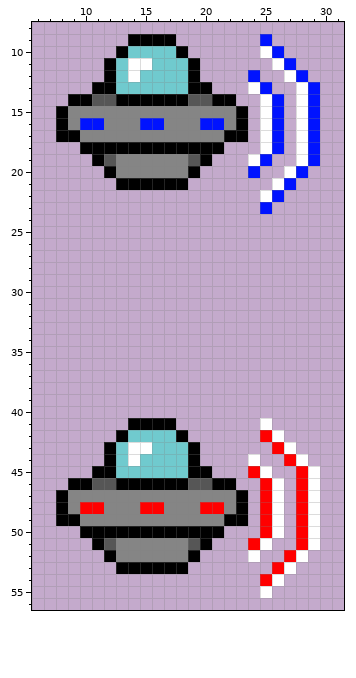
A pixel-art sprite gets an edit: Assets/Sprites/Aliens/Blue Alien Right.png. That is the earlier state.
The file is 32x64 pixels. Shown: x 6..31, y 8..56.
After the commit:
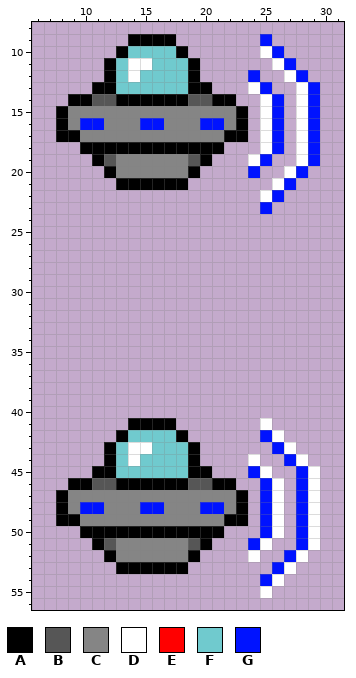
Palette (. is transparent): A #000000  B #565656  C #858585  D #ffffff  E #ff0000  F #70cace  G #0013ff
Changes in this commit:
Colour G replaces colour E in row 42 at x 25; in row 43 at x 26; in row 44 at x 27; in row 45 at x 24 and 28; in rows 46 to 47 at x 25 and 28; in row 48 at x 10 to 11, 15 to 16, 20 to 21, 25 and 28.
Colour G replaces colour E in rows 49 to 50 at x 25 and 28; in row 51 at x 24 and 28; in row 52 at x 27; in row 53 at x 26; in row 54 at x 25.
Boxes around the changes in both pictures, in picture pixels (x1, y1, x2, y2):
changed: (140, 430, 308, 586)
changed: (80, 502, 104, 514)
